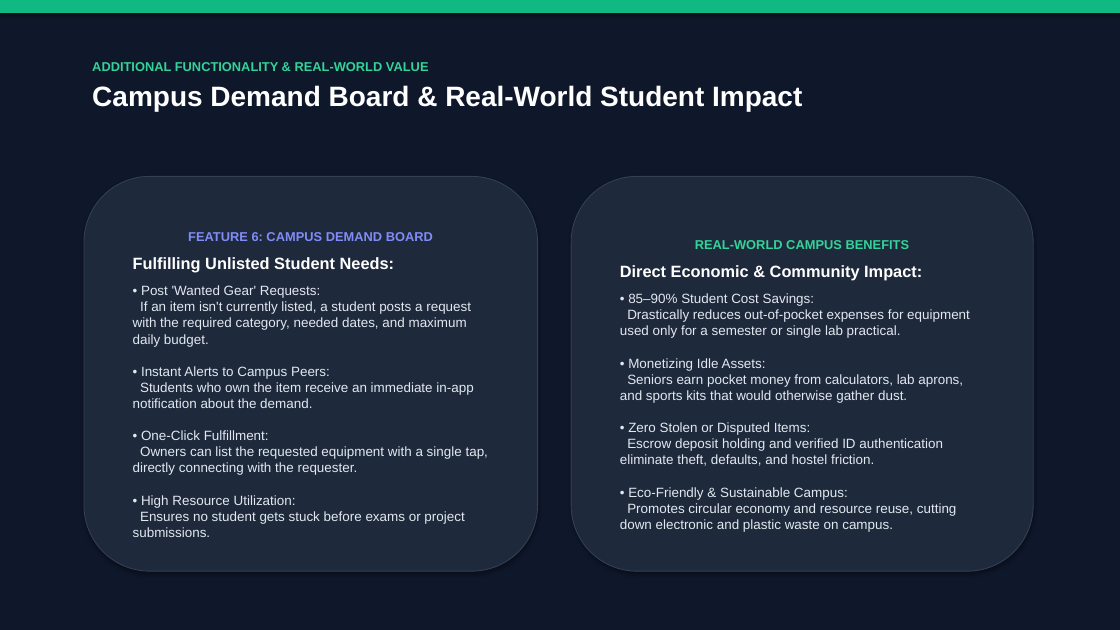
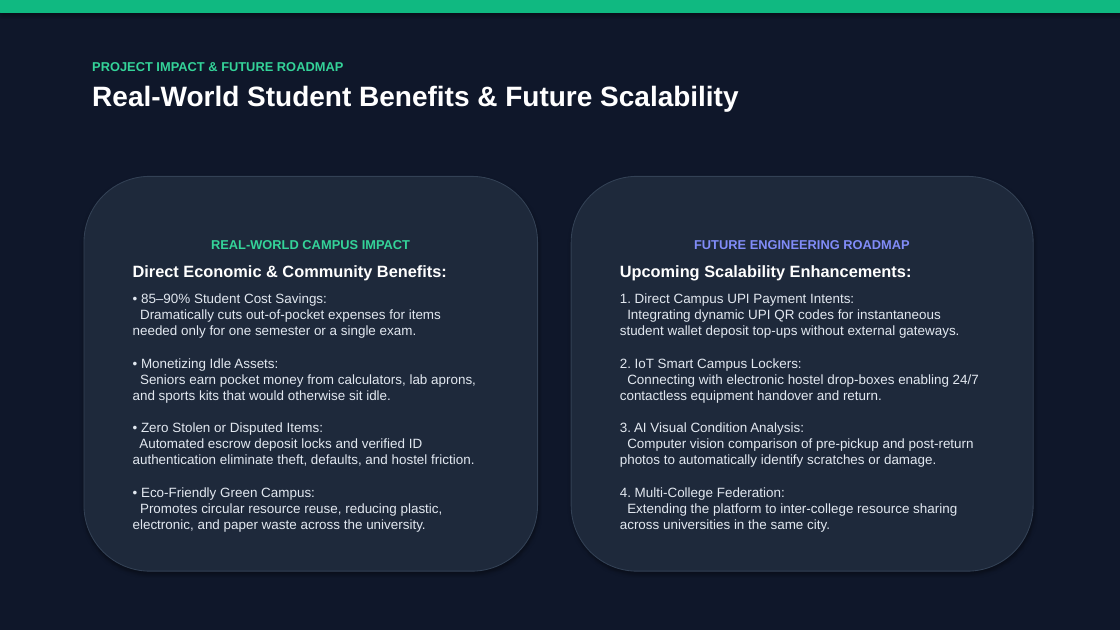
Before and after one commit to 21ambuj/PeerGear, a slide deck: slide 9 of PeerGear_Presentation.pptx. Drawn at 1120x630 pixels with LibreOffice and Linux fonts; fonts in the diff are those of the drawing. Boxes give left, top, right and bottom in pixels: in the first picture for what was removed or moved away, otherwise in the second. Text is boxed around its words. In the diff, an @@ line names an element or a change of style, - is before the commit and + after.

Commit message:
Update presentation: 4th-year CSE capstone format, Django priority, zero names, zero code

```diff
--- a/PeerGear_Presentation.pptx
+++ b/PeerGear_Presentation.pptx
@@ text at (92,62,738,111): text changed @@
-ADDITIONAL FUNCTIONALITY & REAL-WORLD VALUE
-Campus Demand Board & Real-World Student Impact
+PROJECT IMPACT & FUTURE ROADMAP
+Real-World Student Benefits & Future Scalability
@@ text in rounded rectangle at (133,240,476,532): text changed @@
-FEATURE 6: CAMPUS DEMAND BOARD
-Fulfilling Unlisted Student Needs:
-• Post 'Wanted Gear' Requests:
-If an item isn't currently listed, a student posts a request with the required category, needed dates, and maximum daily budget.
-• Instant Alerts to Campus Peers:
-Students who own the item receive an immediate in-app notification about the demand.
-• One-Click Fulfillment:
-Owners can list the requested equipment with a single tap, directly connecting with the requester.
-• High Resource Utilization:
-Ensures no student gets stuck before exams or project submissions.
+REAL-WORLD CAMPUS IMPACT
+Direct Economic & Community Benefits:
+• 85–90% Student Cost Savings:
+Dramatically cuts out-of-pocket expenses for items needed only for one semester or a single exam.
+• Monetizing Idle Assets:
+Seniors earn pocket money from calculators, lab aprons, and sports kits that would otherwise sit idle.
+• Zero Stolen or Disputed Items:
+Automated escrow deposit locks and verified ID authentication eliminate theft, defaults, and hostel friction.
+• Eco-Friendly Green Campus:
+Promotes circular resource reuse, reducing plastic, electronic, and paper waste across the university.
@@ text in rounded rectangle at (620,240,979,532): text changed @@
-REAL-WORLD CAMPUS BENEFITS
-Direct Economic & Community Impact:
-• 85–90% Student Cost Savings:
-Drastically reduces out-of-pocket expenses for equipment used only for a semester or single lab practical.
-• Monetizing Idle Assets:
-Seniors earn pocket money from calculators, lab aprons, and sports kits that would otherwise gather dust.
-• Zero Stolen or Disputed Items:
-Escrow deposit holding and verified ID authentication eliminate theft, defaults, and hostel friction.
-• Eco-Friendly & Sustainable Campus:
-Promotes circular economy and resource reuse, cutting down electronic and plastic waste on campus.
+FUTURE ENGINEERING ROADMAP
+Upcoming Scalability Enhancements:
+1. Direct Campus UPI Payment Intents:
+Integrating dynamic UPI QR codes for instantaneous student wallet deposit top-ups without external gateways.
+2. IoT Smart Campus Lockers:
+Connecting with electronic hostel drop-boxes enabling 24/7 contactless equipment handover and return.
+3. AI Visual Condition Analysis:
+Computer vision comparison of pre-pickup and post-return photos to automatically identify scratches or damage.
+4. Multi-College Federation:
+Extending the platform to inter-college resource sharing across universities in the same city.
```
Also in this commit, not shown: 6 other slides changed, 2 slides added, 2 slides removed, 1 other file.
